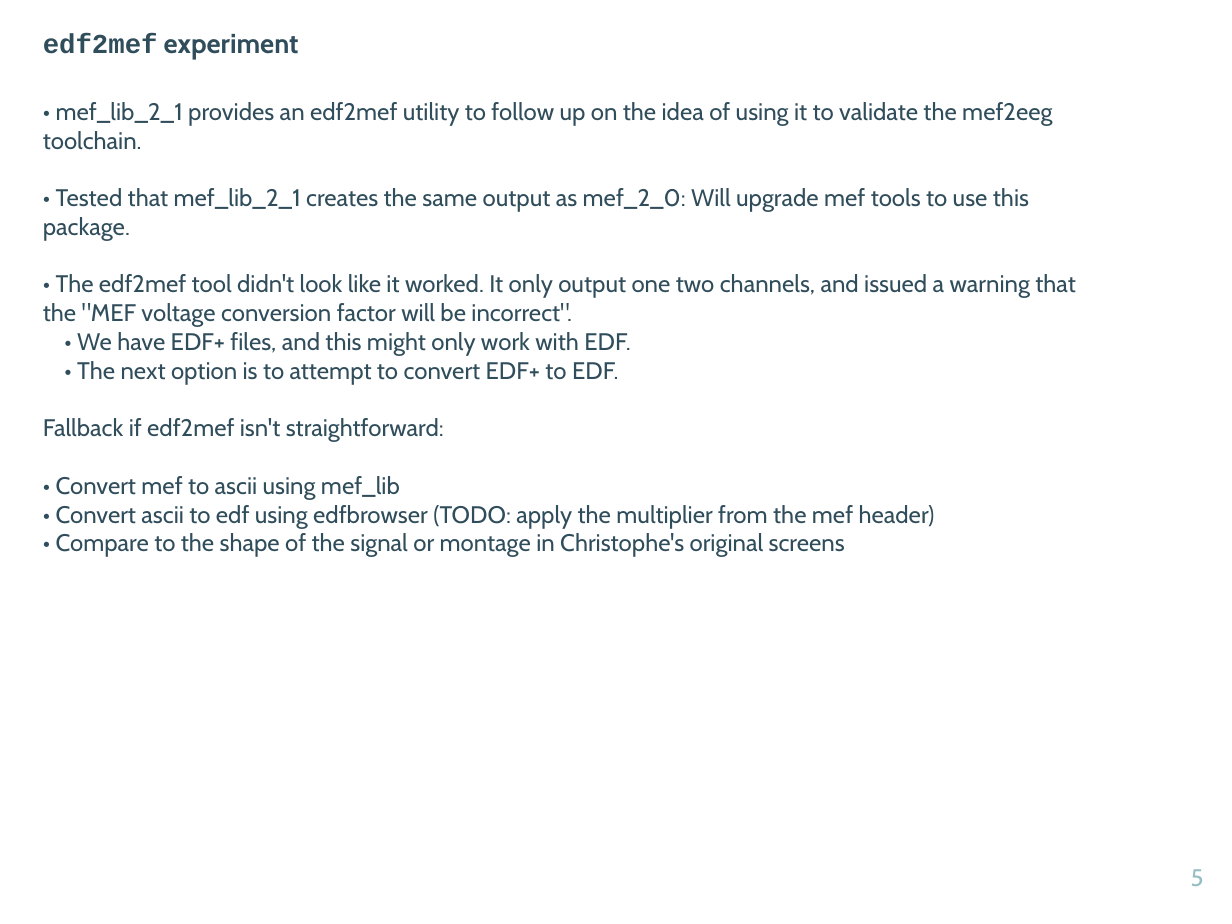
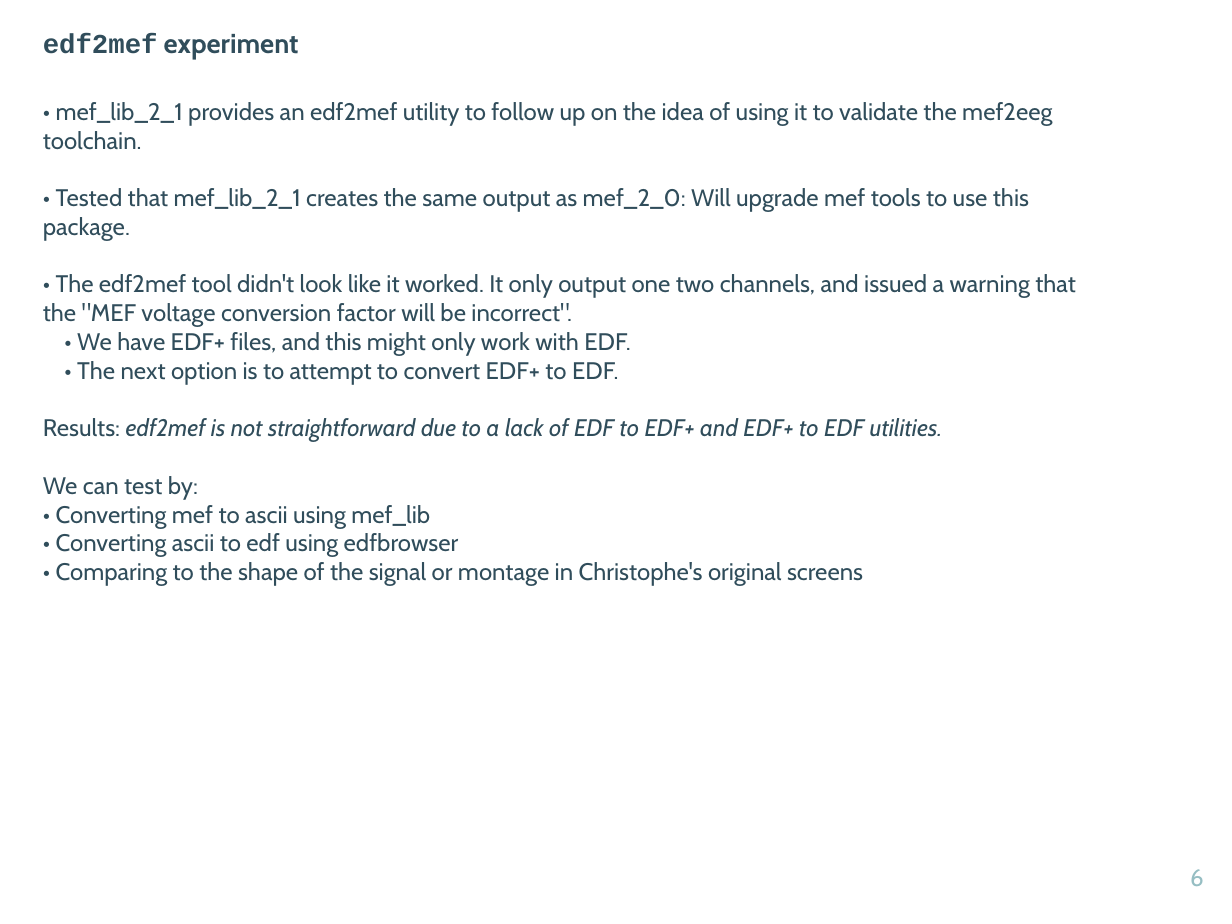
Before and after one commit to ncsl/network_neuroscience_epilepsy, a slide deck: slide 6 of EZTrack-implementation-guide.pptx (slide 5 before the commit). Drawn at 1232x924 pixels with LibreOffice and Linux fonts; fonts in the diff are those of the drawing. Boxes give left, top, right and bottom in pixels: in the first picture for what was removed or moved away, otherwise in the second. Text is boxed around its words. In the diff, an @@ line names an element or a change of style, - is before the commit and + after.

```diff
--- a/EZTrack-implementation-guide.pptx
+++ b/EZTrack-implementation-guide.pptx
@@ text at [43, 418, 943, 586]: text changed @@
-Fallback if edf2mef isn't straightforward:
-• Convert mef to ascii using mef_lib
-• Convert ascii to edf using edfbrowser (TODO: apply the multiplier from the mef header)
-• Compare to the shape of the signal or montage in Christophe's original screens
+Results: edf2mef is not straightforward due to a lack of EDF to EDF+ and EDF+ to EDF utilities.
+We can test by:
+• Converting mef to ascii using mef_lib
+• Converting ascii to edf using edfbrowser
+• Comparing to the shape of the signal or montage in Christophe's original screens
@@ page number at [1190, 869, 1204, 886]: text changed @@
-5
+6
```
Also in this commit, not shown: 3 other slides changed.
